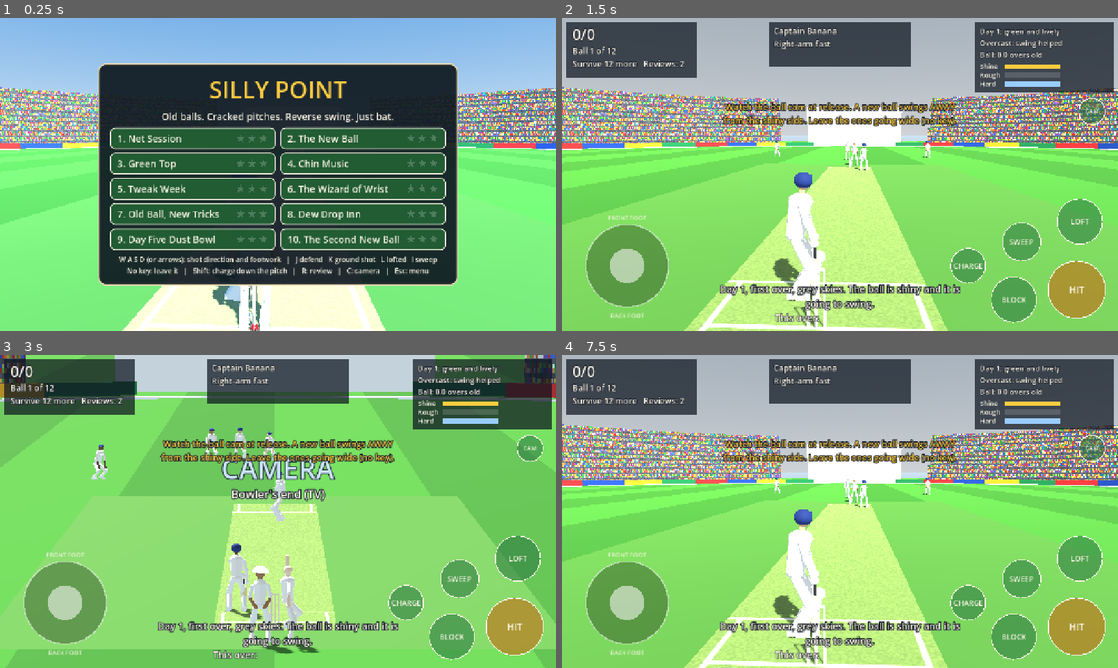
Above: before the commit, frames 1-4 (two rows, left to right).
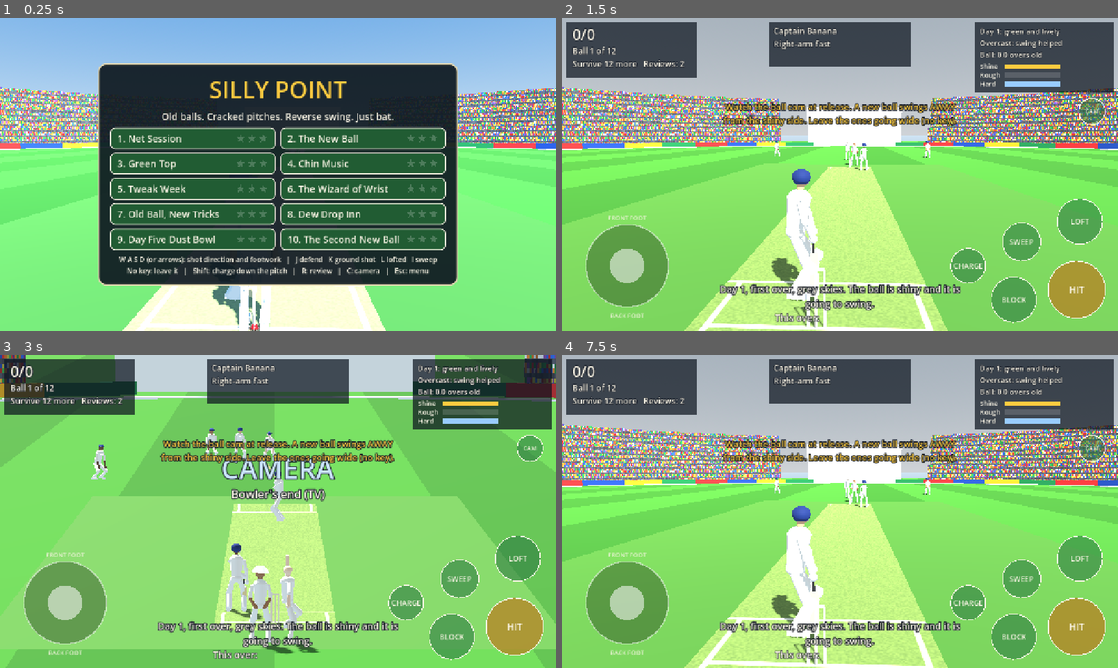
Above: after the commit, the same moments.

Repository: ahab94/silly-point
Game: Godot game, scene res://scenes/main.tscn
The game is run twice, just before and just after one commit, with the same random seed, the same clock (stepped at 60 frames per second) and the same inputs.
Inputs (mouse positions are in pixels of both pictures, inside the frame that each line leads up to):
- Up to frame 1 (0.25 s): no input
- Up to frame 2 (1.5 s): click "2. The New Ball" at 0.5 s; click "Bat! (Enter)" at 1.25 s
- Up to frame 3 (3 s): tap Enter (confirm) at 2 s; move the mouse to (400, 495) at 2.02 s; hold D (dir_right) 2.03-2.75 s; hold C (camera) 2.03-2.75 s; click (400, 495) at 2.17 s; tap Space at 2.27 s; tap Shift (dance) at 2.3 s; drag from (166, 527) to (250, 574) at 2.77 s
- Up to frame 4 (7.5 s): move the mouse to (895, 442) at 3.52 s; hold D (dir_right) 3.53-4.25 s; hold R (review) 3.53-4.25 s; tap C (camera) at 3.8 s; drag from (812, 574) to (673, 464) at 4.27 s; move the mouse to (1006, 558) at 5.02 s; hold A (dir_left) 5.03-5.75 s; hold Enter (confirm) 5.03-5.75 s; tap Space at 5.27 s; tap R (review) at 5.3 s; tap Escape (menu) at 5.65 s; click "2. The New Ball" at 5.75 s; click "Bat! (Enter)" at 6.5 s; tap Enter (confirm) at 7.25 s; drag from (673, 464) to (756, 433) at 7.27 s

The runs differ from the first frame. In frame 1, less than 0.1% of the frame differs, in the area x 40-47%, y 85-91%; in frame 2, 0.5%, in the area x 37-48%, y 48-91%; in frame 3, less than 0.1%; in frame 4, 0.5%.

Commit message:
Signature batting style: still upright stance, bat taps, back-and-across trigger, high backlift, held drive finish, wristy flick
Co-Authored-By: Claude Opus 5.5 <noreply@anthropic.com>

Diff:
--- a/scripts/game.gd
+++ b/scripts/game.gd
@@ -1214,6 +1214,12 @@
 
 func _start_runup() -> void:
 	var r := _runup_time()
+	# Two taps of the bat while the bowler runs in, then the trigger movement
+	# so the batter is set at release.
+	var keys := Strokes.taps(2 if r > 1.2 else 1)
+	keys.append([maxf(0.05, r - 0.35 - 0.7), {}])
+	keys.append([0.3, Strokes.trigger(), "out"])
+	batter.play(keys)
 	var spin := Bowling.is_spinner(bowler)
 	bowler_fig.run_procedural(func(tt: float) -> Dictionary: return Strokes.bowler_pose(tt, r, spin))
 
--- a/scripts/strokes.gd
+++ b/scripts/strokes.gd
@@ -26,21 +26,47 @@
 
 # ---------------------------------------------------------------- batter
 
+## The batter's style: an upright, still stance with the bat held just off
+## the ground, a couple of taps while the bowler runs in, a small
+## back-and-across trigger movement before release, a high backlift towards
+## gully, and big held finishes on the drives and the wristy flick.
 static func stance() -> Dictionary:
 	return {
-		"pelvis": Vector3(0.02, 0.86, 0.0), "face": _n(1, 0, -0.15), "hip_face": _n(1, 0, 0.05),
-		"lean": Vector3(0.08, 0.0, -0.02),
-		"lf": Vector3(0.04, 0.07, -0.27), "rf": Vector3(0.0, 0.07, 0.2),
+		"pelvis": Vector3(0.02, 0.9, 0.0), "face": _n(1, 0, -0.18), "hip_face": _n(1, 0, 0.05),
+		"lean": Vector3(0.06, 0.0, -0.02),
+		"lf": Vector3(0.04, 0.07, -0.26), "rf": Vector3(0.0, 0.07, 0.19),
 		"lfd": _n(0.6, 0, -0.8), "rfd": _n(1, 0, 0.15),
-		"grip": Vector3(0.3, 0.84, 0.06), "bat": _n(0.05, -0.95, 0.28), "batface": _n(0.15, 0, -1),
+		"grip": Vector3(0.28, 0.92, 0.05), "bat": _n(0.05, -0.93, 0.36), "batface": _n(0.15, 0, -1),
 		"lpole": _n(0.3, -0.2, -1), "rpole": _n(0.2, -1, 0.6),
 	}
 
 
+## A tap of the bat on the crease, keeping the rhythm while the bowler runs in.
+static func tap() -> Dictionary:
+	return {"grip": Vector3(0.29, 0.84, 0.03), "bat": _n(0.04, -0.98, 0.18)}
+
+
+static func taps(count: int) -> Array:
+	var keys := []
+	for i in count:
+		keys.append([0.13, tap(), "in"])
+		keys.append([0.22, stance(), "out"])
+	return keys
+
+
+## Trigger movement: back foot back and across towards off stump, front foot
+## following, bat starting up. The batter is set as the ball is released.
+static func trigger() -> Dictionary:
+	return {
+		"rf": Vector3(0.1, 0.07, 0.24), "lf": Vector3(0.1, 0.07, -0.22), "pelvis": Vector3(0.08, 0.88, 0.01),
+		"grip": Vector3(0.2, 1.08, 0.12), "bat": _n(0.3, 0.55, 0.78), "batface": _n(1, 0, 0.1),
+	}
+
+
 static func backlift() -> Dictionary:
 	return {
-		"pelvis": Vector3(0.02, 0.85, 0.0), "grip": Vector3(0.16, 1.18, 0.18),
-		"bat": _n(0.05, 0.62, 0.8), "batface": _n(1, 0, 0.2), "lean": Vector3(0.07, 0.0, -0.04),
+		"pelvis": Vector3(0.08, 0.87, 0.01), "grip": Vector3(0.17, 1.24, 0.17),
+		"bat": _n(0.38, 0.72, 0.58), "batface": _n(1, 0, 0.25), "lean": Vector3(0.06, 0.0, -0.04),
 	}
 
 
@@ -141,13 +167,27 @@
 	var top := _rot_pose(pose, pivot, axis, -back_ang)
 	var follow := _rot_pose(pose, pivot, axis, follow_ang)
 	follow.lean = (pose.lean as Vector3) + (Vector3(-0.05, 0, 0.08) if loft else d * 0.06)
+	var hold := 0.7
+	if key in ["cover", "straight", "lofted_cover", "lofted_straight"]:
+		# The held, high finish: head still, bat over the front shoulder.
+		follow_ang += 0.25
+		follow = _rot_pose(pose, pivot, axis, follow_ang)
+		follow.lean = (pose.lean as Vector3) + d * 0.05
+		hold = 1.1
+	elif key == "flick":
+		# Wristy flick: the wrists roll it through midwicket and the back leg
+		# kicks up behind as the weight goes onto the front foot.
+		follow = _rot_pose(pose, pivot, axis, follow_ang + 0.35)
+		follow.rf = (pose.rf as Vector3) + Vector3(-0.05, 0.3, 0.12)
+		follow.lean = (pose.lean as Vector3) + Vector3(0.0, 0.0, -0.08)
+		hold = 0.9
 	if key in ["pull", "hook", "sweep", "slog_sweep", "reverse_sweep"]:
 		# Horizontal shots finish up over the shoulder, not along the ground.
 		follow.bat = ((follow.bat as Vector3) + Vector3.UP * 0.9).normalized()
 		follow.grip = (follow.grip as Vector3) + Vector3.UP * 0.3
 	if defend:
 		return [[t * 0.5, top, "out"], [t * 0.5, pose, "in"], [0.25, follow, "out"], [0.6, follow]]
-	return [[t * 0.42, top, "out"], [t * 0.58, pose, "in"], [0.3, follow, "out"], [0.7, follow]]
+	return [[t * 0.42, top, "out"], [t * 0.58, pose, "in"], [0.3, follow, "out"], [hold, follow]]
 
 
 static func leave() -> Array:
--- a/tools/pose_sheet.gd
+++ b/tools/pose_sheet.gd
@@ -12,6 +12,8 @@
 # name, shot key, footwork, direction, contact point (world), swing time, loft
 const SHOTS := [
 	["stance", "", "", 0.0, Vector3.ZERO, 0.0, false],
+	["tap", "", "", 0.0, Vector3.ZERO, 0.0, false],
+	["trigger", "", "", 0.0, Vector3.ZERO, 0.0, false],
 	["backlift", "", "", 0.0, Vector3.ZERO, 0.0, false],
 	["forward defence", "defend", "front", 0.0, Vector3(0.05, 0.35, -1.95), 0.17, false],
 	["back defence", "defend_back", "back", 0.0, Vector3(0.05, 0.9, -0.75), 0.17, false],
@@ -131,7 +133,13 @@
 		batter.set_pose(Strokes.stance())
 		ball.visible = false
 		if name == "backlift":
-			batter.play([[0.3, Strokes.backlift()]])
+			batter.play([[0.3, Strokes.trigger()], [0.3, Strokes.backlift()]])
+			stages = [["", 0.65]]
+		elif name == "tap":
+			batter.play([[0.13, Strokes.tap()]])
+			stages = [["", 0.15]]
+		elif name == "trigger":
+			batter.play([[0.3, Strokes.trigger()]])
 			stages = [["", 0.35]]
 		elif key == "leave":
 			batter.play(Strokes.leave())
